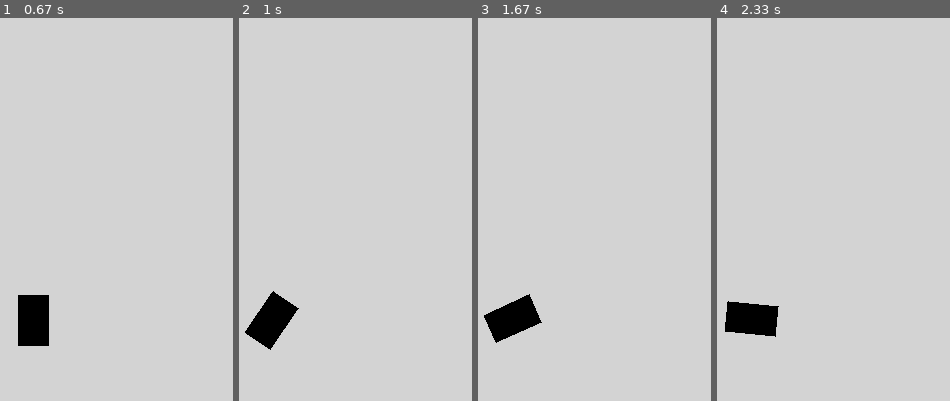
Above: before the commit, frames 1-4 (left to right).
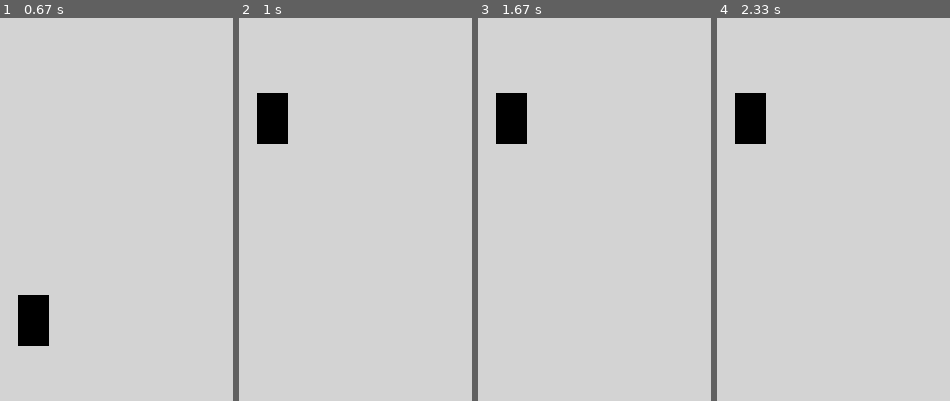
Above: after the commit, the same moments.

Repository: C20H12/python-self-driving-car
Game: pygame game, started from main.py
Two runs of this game, one before a commit and one after it. Both use one fixed random seed, a clock stepped at 60 frames per second and the inputs below.
Inputs:
- Up to frame 1 (0.67 s): tap S at 0.33 s
- Up to frame 2 (1 s): hold R from 0.67 s (still down); hold Right from 0.67 s (still down)
- Up to frame 3 (1.67 s): release R at 1.13 s; release Right at 1.13 s; tap W at 1.17 s; hold R from 1.5 s (still down); hold Right from 1.5 s (still down)
- Up to frame 4 (2.33 s): release R at 1.97 s; release Right at 1.97 s

Frame 1 is identical in both runs. In frame 2, 3.5% of the frame differs, in the area x 2-26%, y 19-87%; in frame 3, 3.5%; in frame 4, 3.5%.

Commit message:
car moving, reset

Diff:
--- a/Car.py
+++ b/Car.py
@@ -18,56 +18,77 @@
     self.direction = 0
 
   def update(self):
+    self._move()
+
+  def _move(self):
+    # increase the speed by bit by bit so that it feels smoother
     if self.controls.forward:
       self.speed += self.acceleration
     elif self.controls.back:
       self.speed -= self.acceleration
 
+    # set the speed to the max so that is cannot exceed max_speed
     if self.speed > self.max_speed:
       self.speed = self.max_speed
 
+    # the reversing speed is slowed down by a factor
     reverse_factor = 2
     if self.speed < -self.max_speed / reverse_factor:
       self.speed = -self.max_speed / reverse_factor
 
+    # decrease the speed by bit by bit when forward or back
+    # are not pressed so it slows down smoothly
     if self.speed > 0:
       self.speed -= self.friction
     if self.speed < 0:
       self.speed += self.friction
 
+    # if speed is somehow between friction and -friction, it will vibrate in place
+    # fix for that
     if abs(self.speed) < self.friction:
       self.speed = 0
 
-    if self.controls.left:
-      self.direction += 0.03
-    elif self.controls.right:
-      self.direction -= 0.03
+    # only turn if the car is in motion
+    if self.speed != 0:
+      # flip the left-right controls if the car is reversing
+      flip_factor = 1 if self.speed > 0 else -1
 
+      # turn the car to a direction, the car's unit circle is rotation by 90 deg
+      if self.controls.left:
+        self.direction += 0.03 * flip_factor
+      elif self.controls.right:
+        self.direction -= 0.03 * flip_factor
+
+    # 0 deg is facing up, so x and y (sin and cos) are switched
     self.x_pos -= math.sin(self.direction) * self.speed
     self.y_pos -= math.cos(self.direction) * self.speed
 
-
   def render(self, screen: pg.Surface):
-    origin_x = self.x_pos
-    origin_y = self.y_pos
+    # construct the points for the 4 corners of the car
+    center_x = self.x_pos
+    center_y = self.y_pos
     offset_x = self.width // 2
     offset_y = self.height // 2
     rect_points = [
-      (origin_x - offset_x, origin_y - offset_y),
-      (origin_x + offset_x, origin_y - offset_y),
-      (origin_x + offset_x, origin_y + offset_y),
-      (origin_x - offset_x, origin_y + offset_y)
+      (center_x - offset_x, center_y - offset_y),
+      (center_x + offset_x, center_y - offset_y),
+      (center_x + offset_x, center_y + offset_y),
+      (center_x - offset_x, center_y + offset_y)
     ]
-    rect_points_new = []
+
+    # need to use negative dir because the Y axis points down
     sin = math.sin(-self.direction)
     cos = math.cos(-self.direction)
-    for point in rect_points:
-      # point is translated so that the center is the origin
+
+    for i in range(len(rect_points)):
+      point = rect_points[i]
+      # point is translated so that the center is at the origin
+      # ie, it is at the same location relative to 0,0 as it is relative to the center
       translated_point = (point[0] - self.x_pos, point[1] - self.y_pos)
-      # perform rotation
+      # perform rotation with the rotation matrix
       new_x = translated_point[0] * cos - translated_point[1] * sin
       new_y = translated_point[0] * sin + translated_point[1] * cos
       # translate back to original position
-      rect_points_new.append((new_x + self.x_pos, new_y + self.y_pos))
+      rect_points[i] = (new_x + self.x_pos, new_y + self.y_pos)
 
-    pg.draw.polygon(screen, "black", rect_points_new)
+    pg.draw.polygon(screen, "black", rect_points)
--- a/main.py
+++ b/main.py
@@ -17,6 +17,9 @@
 
 def onEvent(event):
   car.controls.update(event)
+  if event.type == pg.KEYDOWN and event.key == pg.K_r:
+    car.x_pos = 100
+    car.y_pos = 100
 
 
 clock = pg.time.Clock()
